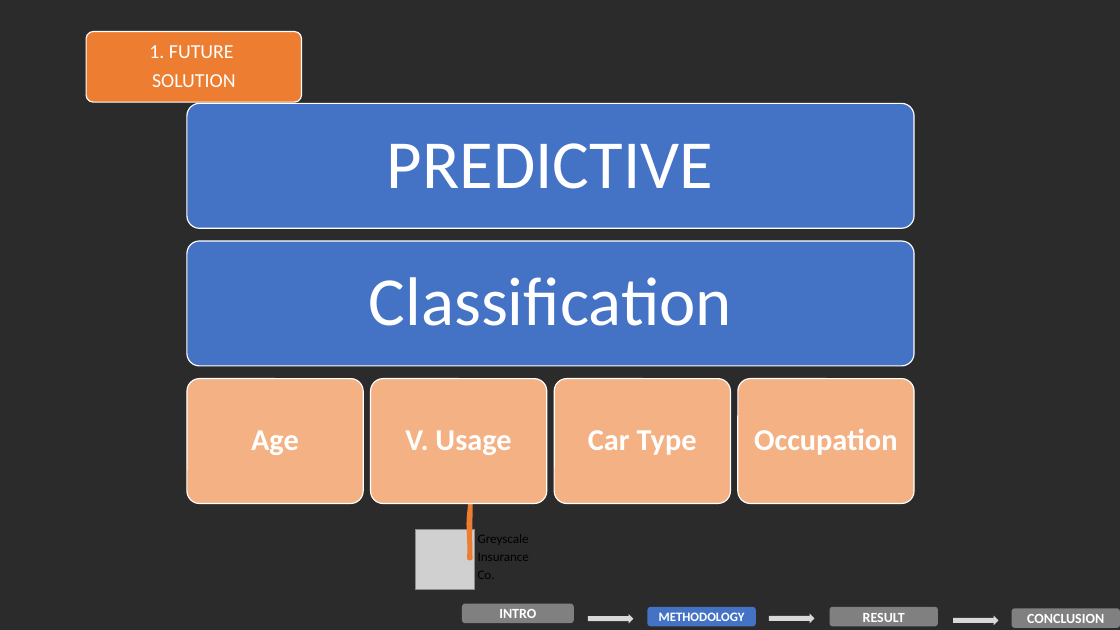
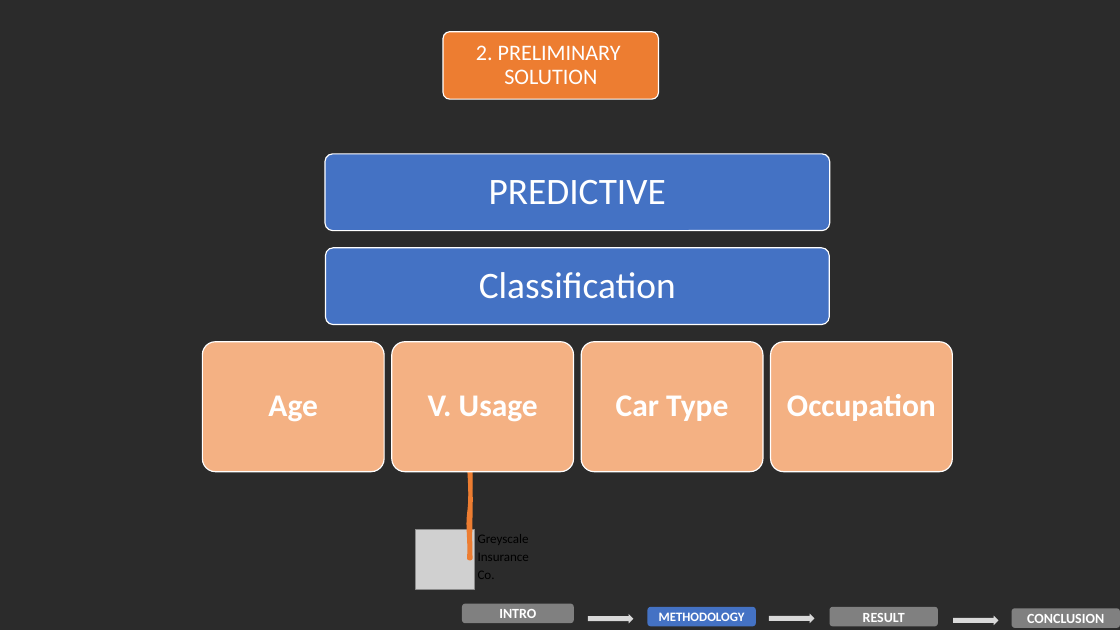
Before and after one commit to dranreb1660/Business_Fundermentals, a slide deck: slide 8 of BF_insurance.pptx. Drawn at 1120x630 pixels with LibreOffice and Linux fonts; fonts in the diff are those of the drawing; grey boxes stand for pictures; background and template pictures are left out; a plain dark background stands for a picture behind light text. Boxes give left, top, right and bottom in pixels: in the first picture for what was removed or moved away, otherwise in the second. Text is boxed around its words. In the diff, an @@ line names an element or a change of style, - is before the commit and + after.

```diff
--- a/BF_insurance.pptx
+++ b/BF_insurance.pptx
@@ text removed at <box>149,45,236,87</box> @@
-1. FUTURE
-SOLUTION
@@ rounded rectangle: place and size @@
-rounded rectangle at <box>87,32,302,103</box>
+rounded rectangle at <box>443,32,658,99</box>
@@ text added at <box>476,45,621,84</box>, 19 pt, text #FFFFFF @@
+2. PRELIMINARY SOLUTION
@@ rounded rectangle: place and size @@
-rounded rectangle at <box>187,103,915,229</box>
+rounded rectangle at <box>325,154,830,230</box>
@@ text "PREDICTIVE" at <box>489,180,666,204</box>: size 59 to 32 pt; less space between paragraphs @@
@@ text "PREDICTIVE": place and size @@
-text "PREDICTIVE" at <box>387,143,713,189</box>
+text "PREDICTIVE" at <box>489,180,666,204</box>
@@ rounded rectangle: place and size @@
-rounded rectangle at <box>187,241,915,366</box>
+rounded rectangle at <box>326,248,830,324</box>
@@ text "Classification": place and size @@
-text "Classification" at <box>369,277,732,326</box>
+text "Classification" at <box>479,272,676,299</box>
@@ text "Classification" at <box>479,272,676,299</box>: size 59 to 32 pt; less space between paragraphs @@
@@ rounded rectangle: place and size @@
-rounded rectangle at <box>187,379,364,504</box>
+rounded rectangle at <box>202,342,384,472</box>
@@ text "Age": place and size @@
-text "Age" at <box>251,430,299,455</box>
+text "Age" at <box>268,395,318,421</box>
@@ rounded rectangle: place and size @@
-rounded rectangle at <box>371,379,547,504</box>
+rounded rectangle at <box>392,342,573,472</box>
@@ text "V. Usage": place and size @@
-text "V. Usage" at <box>405,430,511,455</box>
+text "V. Usage" at <box>428,395,538,421</box>
@@ rounded rectangle: place and size @@
-rounded rectangle at <box>555,379,731,504</box>
+rounded rectangle at <box>581,342,763,472</box>
@@ text "Car Type": place and size @@
-text "Car Type" at <box>588,430,697,455</box>
+text "Car Type" at <box>616,395,728,421</box>
@@ rounded rectangle: place and size @@
-rounded rectangle at <box>738,379,914,504</box>
+rounded rectangle at <box>770,342,952,472</box>
@@ size 26 to 27 pt in 4 elements at <box>268,395,318,421</box>, <box>428,395,538,421</box>, <box>616,395,728,421</box>, <box>787,394,936,421</box> @@
@@ text "Occupation": place and size @@
-text "Occupation" at <box>754,429,897,455</box>
+text "Occupation" at <box>787,394,936,421</box>
```
Also in this commit, not shown: 4 other slides changed, 3 slides added, 1 other file.
